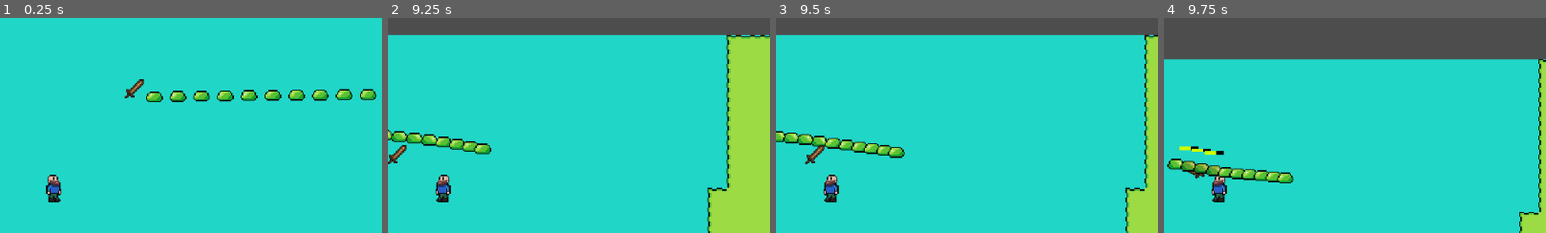
Above: before the commit, frames 1-4 (left to right).
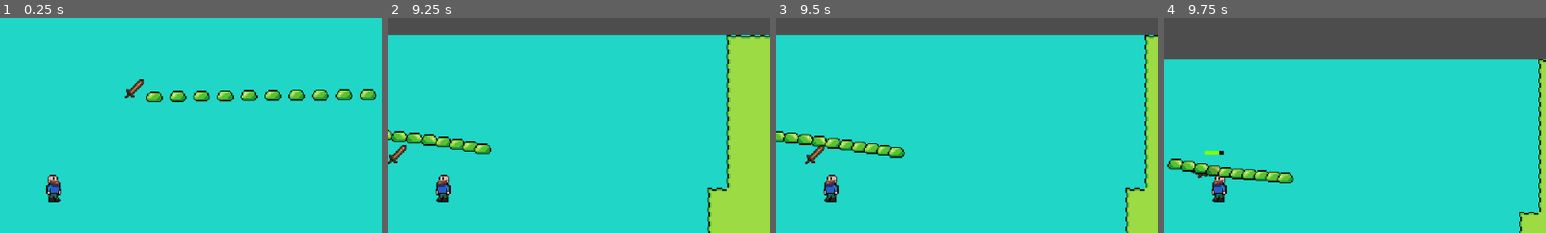
Above: after the commit, the same moments.

Repository: spsJakubSzydlowski/Evergrint
Game: Godot game, scene res://scenes/main.tscn
Same seed, same stepped clock (60 frames per second), same inputs: the game is played once before the commit and once after it.
Inputs (mouse positions are % of the whole screen's width and height, from its top left):
- Up to frame 1 (0.25 s): no input
- Up to frame 2 (9.25 s): tap Enter at 0.5 s; move the mouse to (45, 70) at 0.52 s; hold Up 0.53-2.03 s; tap A (a) at 0.6, 3.05, 3.6, 6.05, 8.85 s; click (45, 70) at 0.8 s; move the mouse to (80, 65) at 1.27 s; click (80, 65) at 1.35 s; tap D (d) at 1.55, 2.1, 4.55, 5.1, 7.55 s; move the mouse to (20, 35) at 2.02 s; hold Left 2.03-3.53 s; tap S (s) at 2.3, 2.85, 5.3, 5.85, 8.3 s; move the mouse to (55, 50) at 2.77 s; click (55, 50) at 2.92 s; move the mouse to (35, 25) at 3.52 s; hold Down 3.53-4.28 s; click (35, 25) at 3.8 s; move the mouse to (72, 45) at 4.27 s; hold Right 4.28-5.03 s; click (72, 45) at 4.35 s; move the mouse to (30, 55) at 5.02 s; hold Up 5.03-5.78 s; click (30, 55) at 5.17 s; move the mouse to (60, 28) at 5.77 s; hold Right 5.78-8.03 s; move the mouse to (45, 70) at 6.52 s; tap W (w) at 6.6 s; click (45, 70) at 6.8 s; move the mouse to (80, 65) at 7.27 s; tap Alt at 7.35 s; click (80, 65) at 7.42 s; move the mouse to (20, 35) at 8.02 s; hold Down 8.03-8.78 s; tap Shift at 8.1 s; move the mouse to (55, 50) at 8.77 s; hold Left from 8.78 s (still down)
- Up to frame 3 (9.5 s): keep holding Left
- Up to frame 4 (9.75 s): move the mouse to (35, 25) at 9.52 s; release Left at 9.53 s; hold Up from 9.53 s (still down); click (35, 25) at 9.6 s
The pictures show only the part of the screen within x 43-93%, y 10-60%; the shares and areas given below are measured in that part.

Frames 1-3 are identical in both runs. In frame 4, 0.5% of the frame differs, in the area x 4-15%, y 59-75%.

Commit message:
attack tweaks

Diff:
--- a/data/Evergrint.json
+++ b/data/Evergrint.json
@@ -125,7 +125,7 @@
 			],
 			"lines": [
 				{
-					"damage": 2,
+					"damage": 5,
 					"attack_speed": 1,
 					"knockback": 1,
 					"id": "wooden_sword",
@@ -189,7 +189,7 @@
 				{
 					"id": "green_slime",
 					"name": "Green Slime",
-					"max_hp": 5,
+					"max_hp": 20,
 					"faction": 0,
 					"damage": 1,
 					"ai_type": 0,
--- a/scenes/player.tscn
+++ b/scenes/player.tscn
@@ -55,15 +55,15 @@
 }
 tracks/1/type = "value"
 tracks/1/imported = false
-tracks/1/enabled = false
+tracks/1/enabled = true
 tracks/1/path = NodePath("WeaponPivot/Hand:position")
 tracks/1/interp = 1
 tracks/1/loop_wrap = true
 tracks/1/keys = {
 "times": PackedFloat32Array(0, 0.15, 0.3),
-"transitions": PackedFloat32Array(1, 1, 1),
+"transitions": PackedFloat32Array(1.109563, 1, 1.0717735),
 "update": 0,
-"values": [Vector2(8, 0), Vector2(15, 0), Vector2(12, 0)]
+"values": [Vector2(8, -7), Vector2(15, 4), Vector2(12, 8)]
 }
 
 [sub_resource type="AnimationLibrary" id="AnimationLibrary_dqkch"]
@@ -93,7 +93,6 @@
 [node name="WeaponPivot" type="Node2D" parent="."]
 
 [node name="Hand" type="Node2D" parent="WeaponPivot"]
-visible = false
 position = Vector2(12.000002, -4.7683716e-07)
 
 [node name="Sprite2D" type="Sprite2D" parent="WeaponPivot/Hand"]
--- a/scripts/player/player.gd
+++ b/scripts/player/player.gd
@@ -48,8 +48,8 @@
 	var angle = weapon_pivot.rotation
 	var angle_rad = deg_to_rad(angle)
 
-	var radius_x = 15.0
-	var radius_y = 10.0
+	var radius_x = 10.0
+	var radius_y = 5.0
 
 
 	var pos_x = cos(angle_rad) * radius_x
